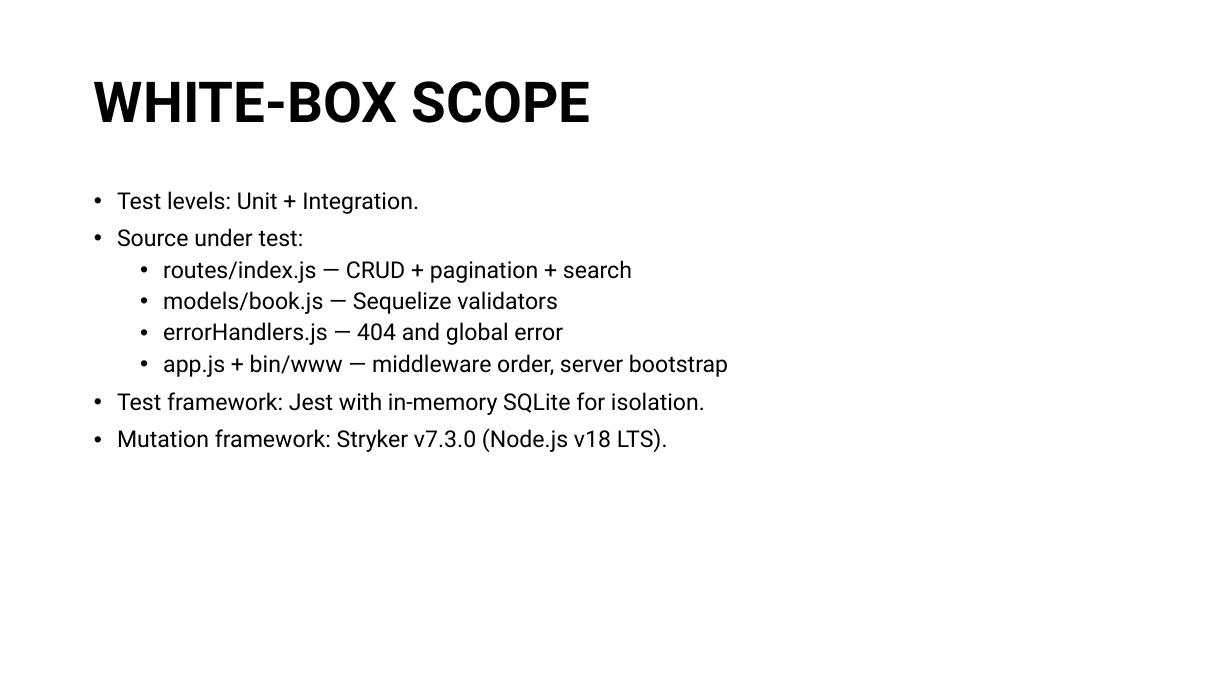
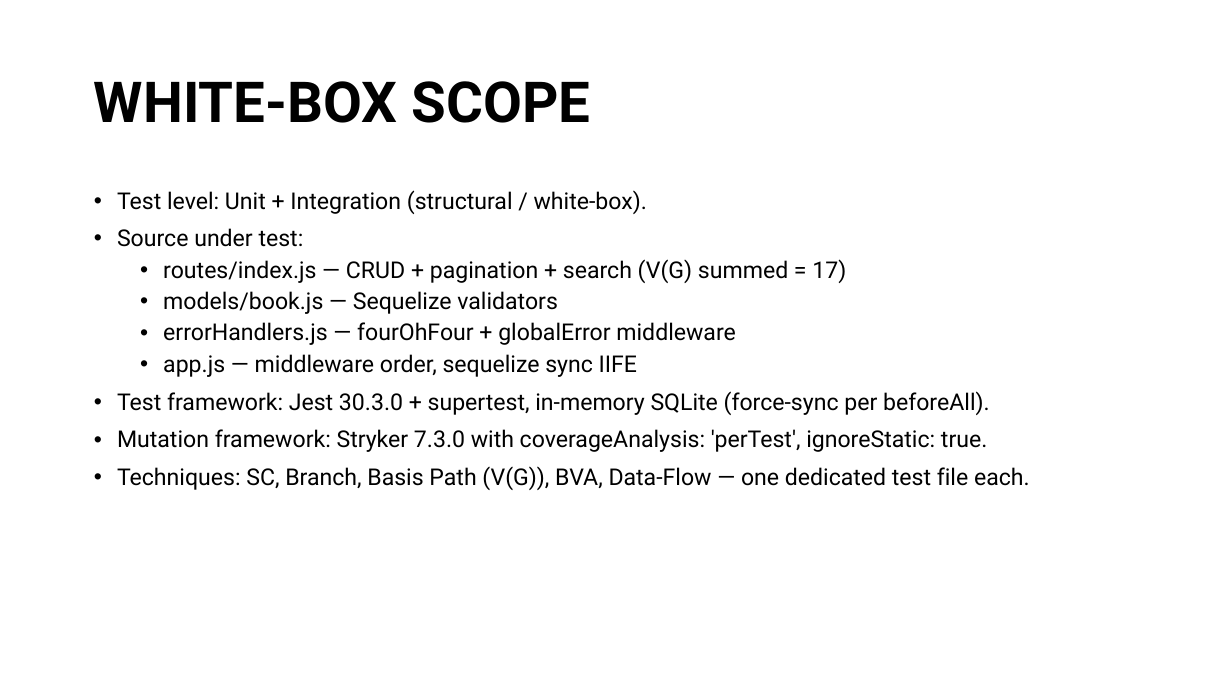
Before and after one commit to SE2226-YU-Spring/TestingProject, a slide deck: slide 16 of docs/Presentation.pptx. Drawn at 1232x693 pixels with LibreOffice and Linux fonts; fonts in the diff are those of the drawing. Boxes give left, top, right and bottom in pixels: in the first picture for what was removed or moved away, otherwise in the second. Text is boxed around its words. In the diff, an @@ line names an element or a change of style, - is before the commit and + after.

```diff
--- a/docs/Presentation.pptx
+++ b/docs/Presentation.pptx
@@ text at box(117, 190, 647, 214): text changed @@
-• Test levels: Unit + Integration.
+• Test level: Unit + Integration (structural / white-box).
@@ text at box(163, 259, 846, 283): text changed @@
-  • routes/index.js — CRUD + pagination + search
+  • routes/index.js — CRUD + pagination + search (V(G) summed = 17)
@@ text at box(117, 322, 1030, 490): text changed @@
-  • errorHandlers.js — 404 and global error
-  • app.js + bin/www — middleware order, server bootstrap
-• Test framework: Jest with in-memory SQLite for isolation.
-• Mutation framework: Stryker v7.3.0 (Node.js v18 LTS).
+  • errorHandlers.js — fourOhFour + globalError middleware
+  • app.js — middleware order, sequelize sync IIFE
+• Test framework: Jest 30.3.0 + supertest, in-memory SQLite (force-sync per beforeAll).
+• Mutation framework: Stryker 7.3.0 with coverageAnalysis: 'perTest', ignoreStatic: true.
+• Techniques: SC, Branch, Basis Path (V(G)), BVA, Data-Flow — one dedicated test file each.
```
Also in this commit, not shown: 9 other slides changed, 1 slide added, 1 slide removed, 21 other files.
